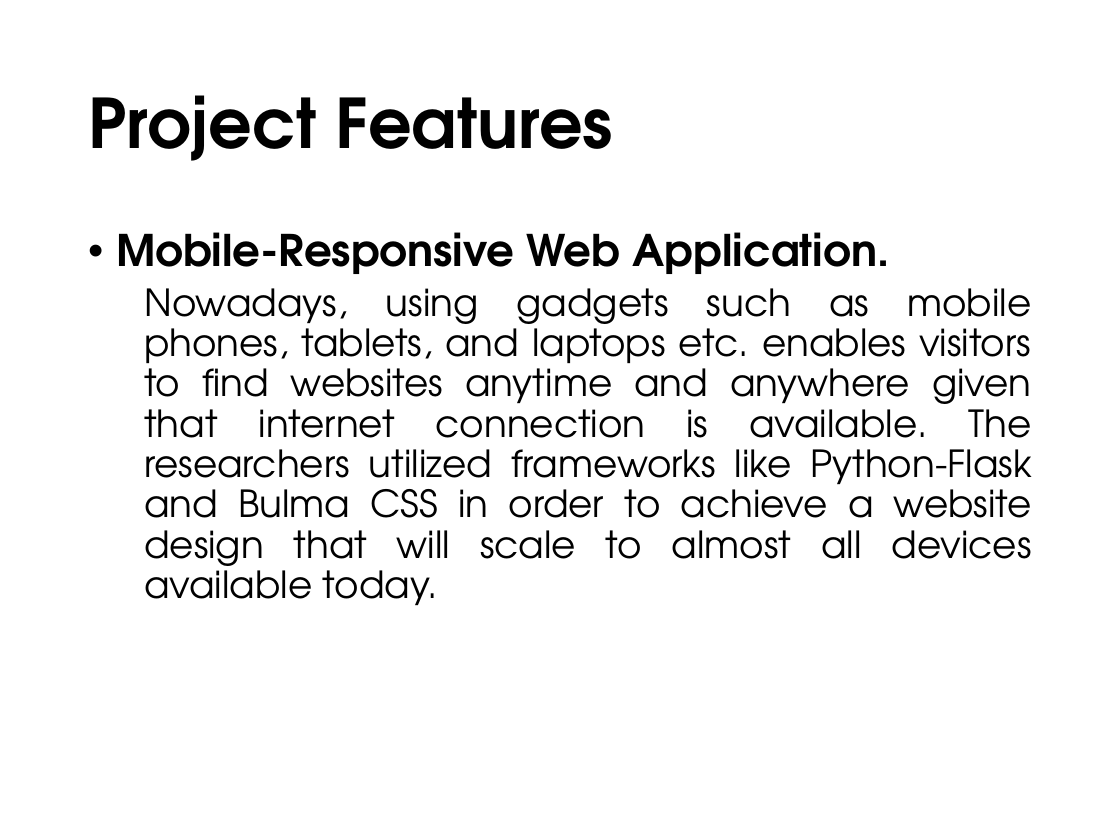
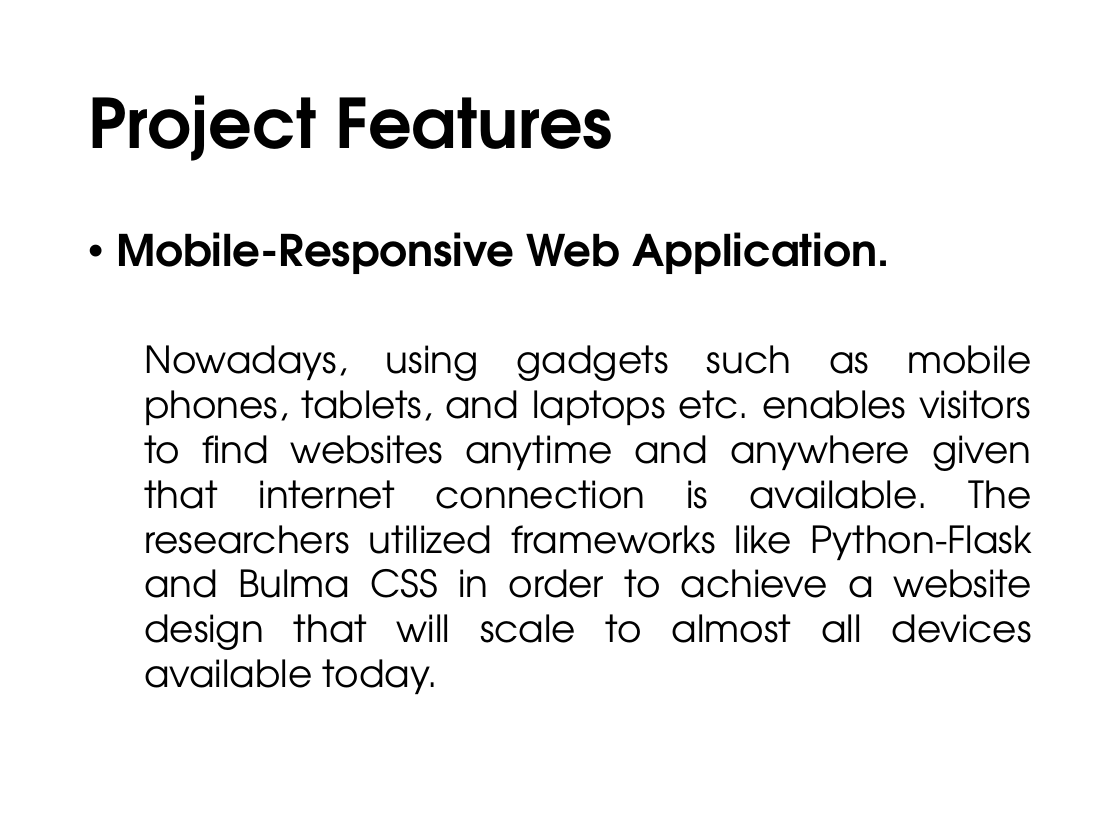
Before and after one commit to sergeangelo21/ReCOP-ComEx, a slide deck: slide 13 of Documentation/PowerPoint.pptx (slide 11 before the commit). Drawn at 1120x840 pixels with LibreOffice and Linux fonts; fonts in the diff are those of the drawing; background and template pictures are left out. Boxes give left, top, right and bottom in pixels: in the first picture for what was removed or moved away, otherwise in the second. Text is boxed around its words. In the diff, an @@ line names an element or a change of style, - is before the commit and + after.

```diff
--- a/Documentation/PowerPoint.pptx
+++ b/Documentation/PowerPoint.pptx
@@ text at (x1=144, y1=345, x2=1032, y2=695): line spacing 0.9 to 1 @@
```
Also in this commit, not shown: 15 other slides changed, 5 slides added.
